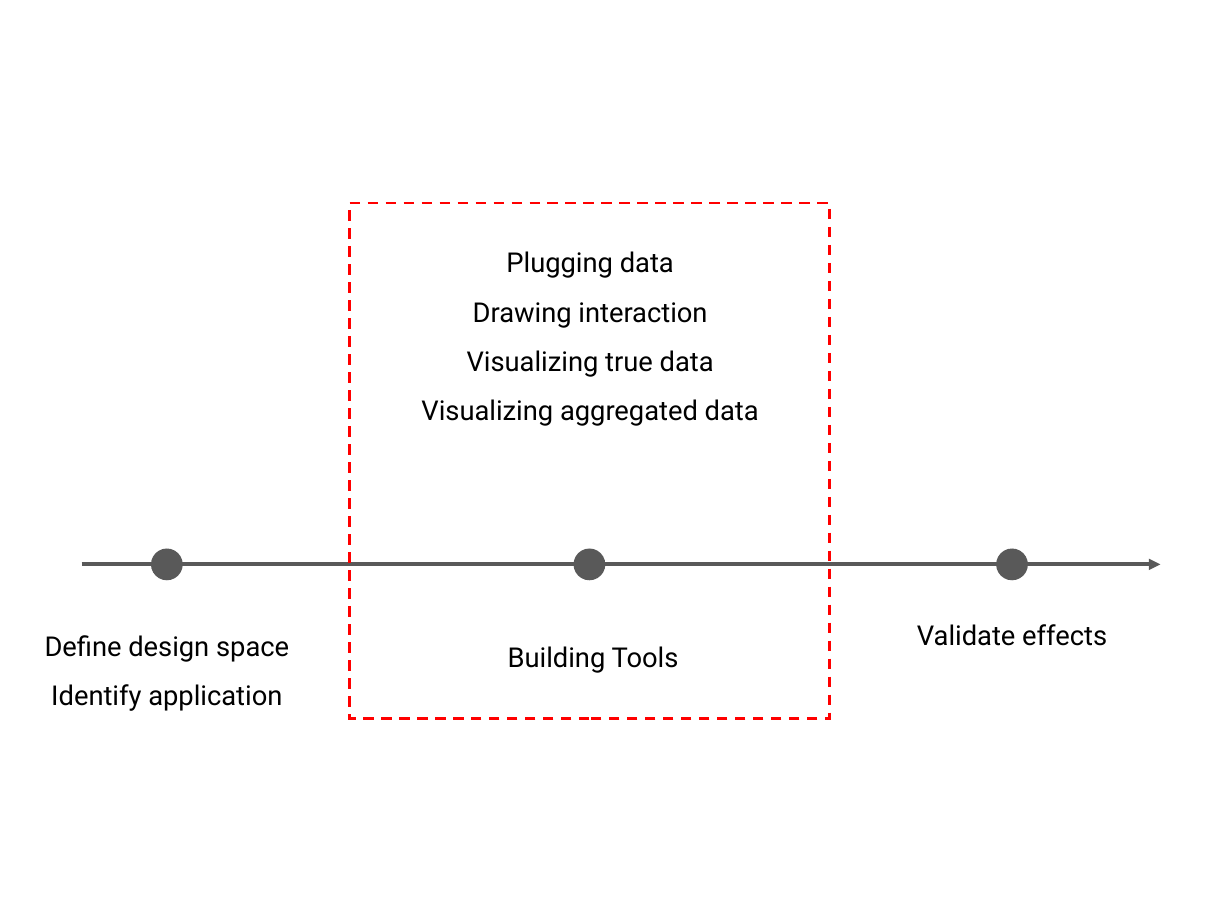
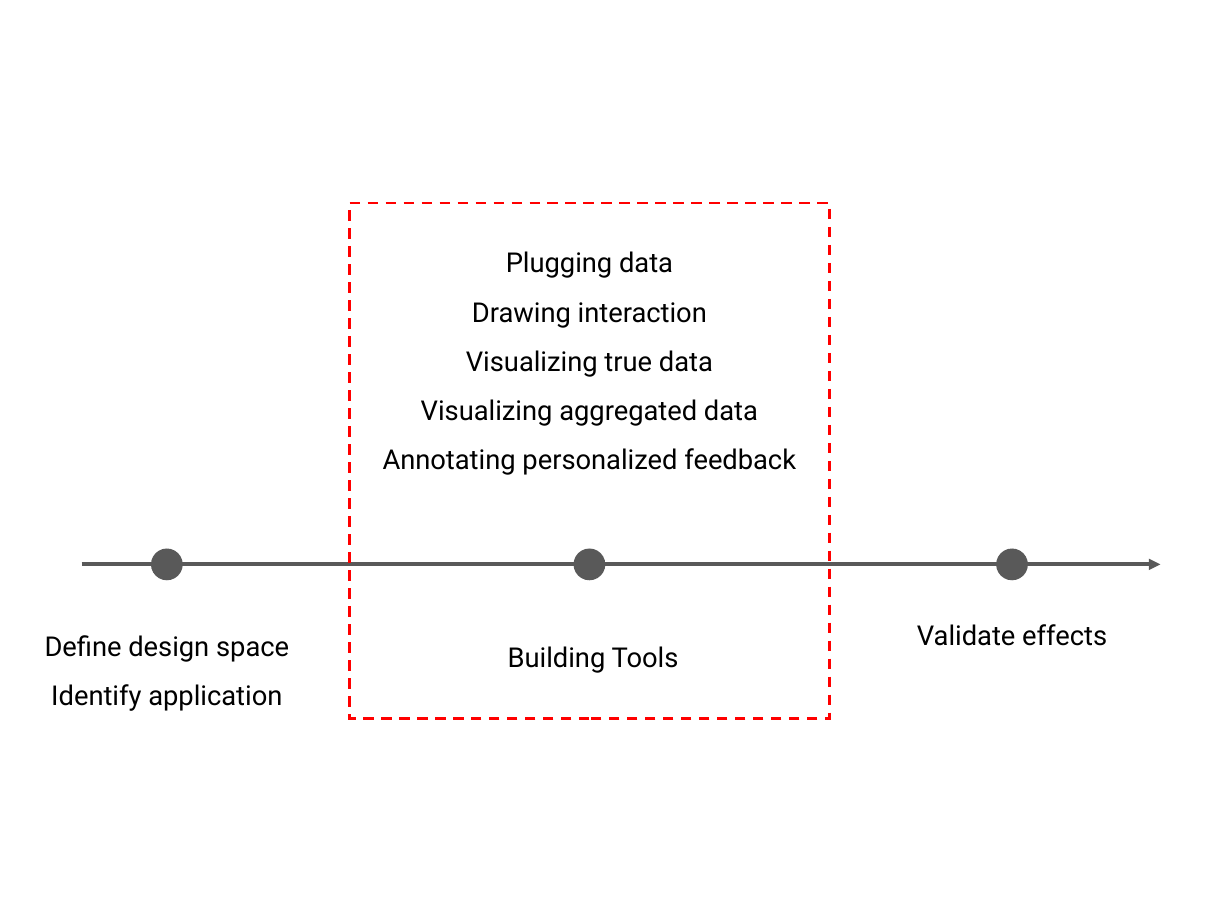
Before and after one commit to iwsmith/cse-512-final-ev, a slide deck: slide 8 of latex/progress/slides-iwsmith-laulck-yeaseul1.pptx. Drawn at 1232x924 pixels with LibreOffice and Linux fonts; fonts in the diff are those of the drawing. Boxes give left, top, right and bottom in pixels: in the first picture for what was removed or moved away, otherwise in the second. Text is boxed around its words. In the diff, an @@ line names an element or a change of style, - is before the commit and + after.

```diff
--- a/latex/progress/slides-iwsmith-laulck-yeaseul1.pptx
+++ b/latex/progress/slides-iwsmith-laulck-yeaseul1.pptx
@@ text "Plugging data": place and size @@
-text "Plugging data" at box(421, 251, 759, 426)
+text "Plugging data" at box(383, 251, 796, 475)
@@ text at box(383, 448, 796, 475): paragraph added @@
+Annotating personalized feedback
```
Also in this commit, not shown: 1 slide added, 1 slide removed, 3 other files.
